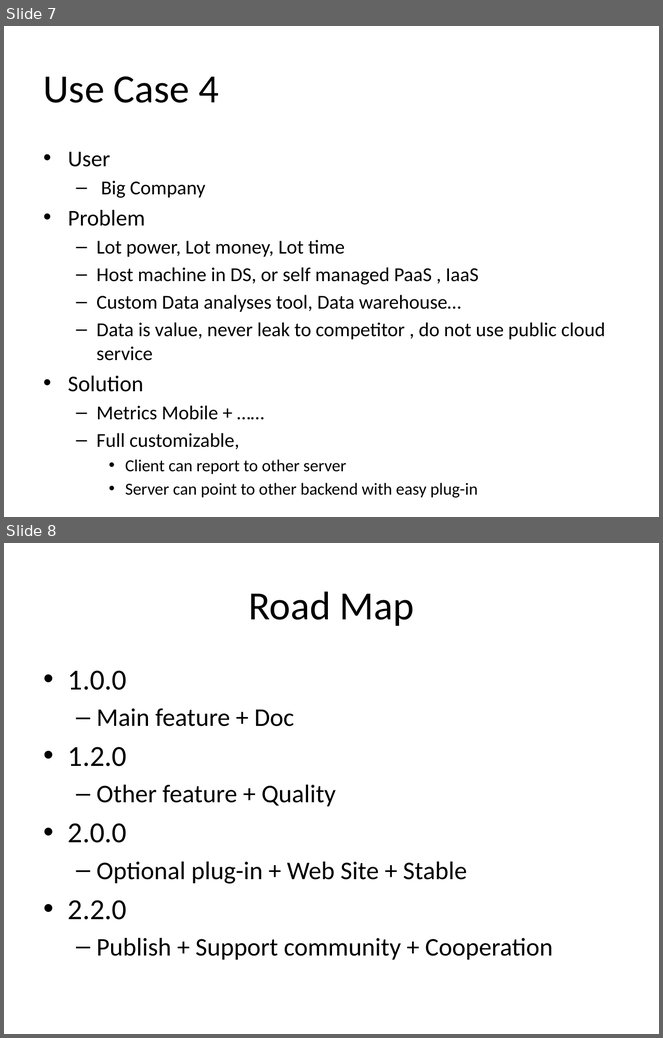
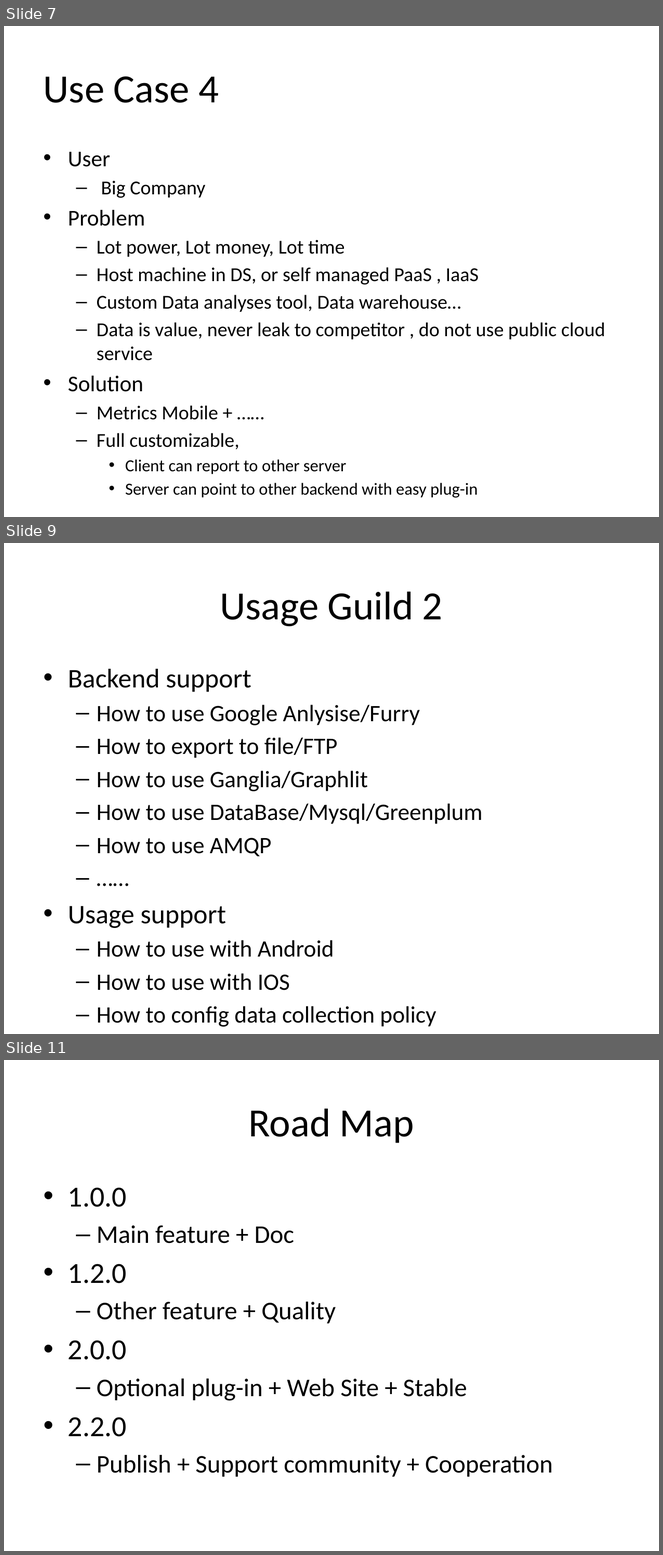
Before and after one commit to yankay/mobile-metrics, a slide deck: doc/mobile-metrics-proposal.pptx. Shown one above the other, each under a label of ours: slides 7 and 8 before the commit, slides 7, 9 and 11 after it; the slides between them are not shown. The pictures are 663x1038 and 663x1555 pixels, drawn with LibreOffice and Linux fonts; fonts in the diff are those of the drawing. Boxes give left, top, right and bottom in pixels: in the first picture for what was removed or moved away, otherwise in the second. Text is boxed around its words. In the diff, an @@ line names an element or a change of style, - is before the commit and + after.

```diff
--- a/doc/mobile-metrics-proposal.pptx
+++ b/doc/mobile-metrics-proposal.pptx
@@ slide 9 added at <box>4,543,659,1034</box>, background #FFFFFF @@
@@ title added at <box>220,591,443,627</box>, 44 pt, text #000000 @@
+Usage Guild 2
@@ text added at <box>68,669,483,1027</box>, 25.9 pt, text #000000 @@
+• Backend support
+  – How to use Google Anlysise/Furry
+  – How to export to file/FTP
+  – How to use Ganglia/Graphlit
+  – How to use DataBase/Mysql/Greenplum
+  – How to use AMQP
+  – ……
+• Usage support
+  – How to use with Android
+  – How to use with IOS
+  – How to config data collection policy
@@ what was slide 8 is now slide 11 @@
```
Also in this commit, not shown: 4 slides changed, 2 other slides added.
